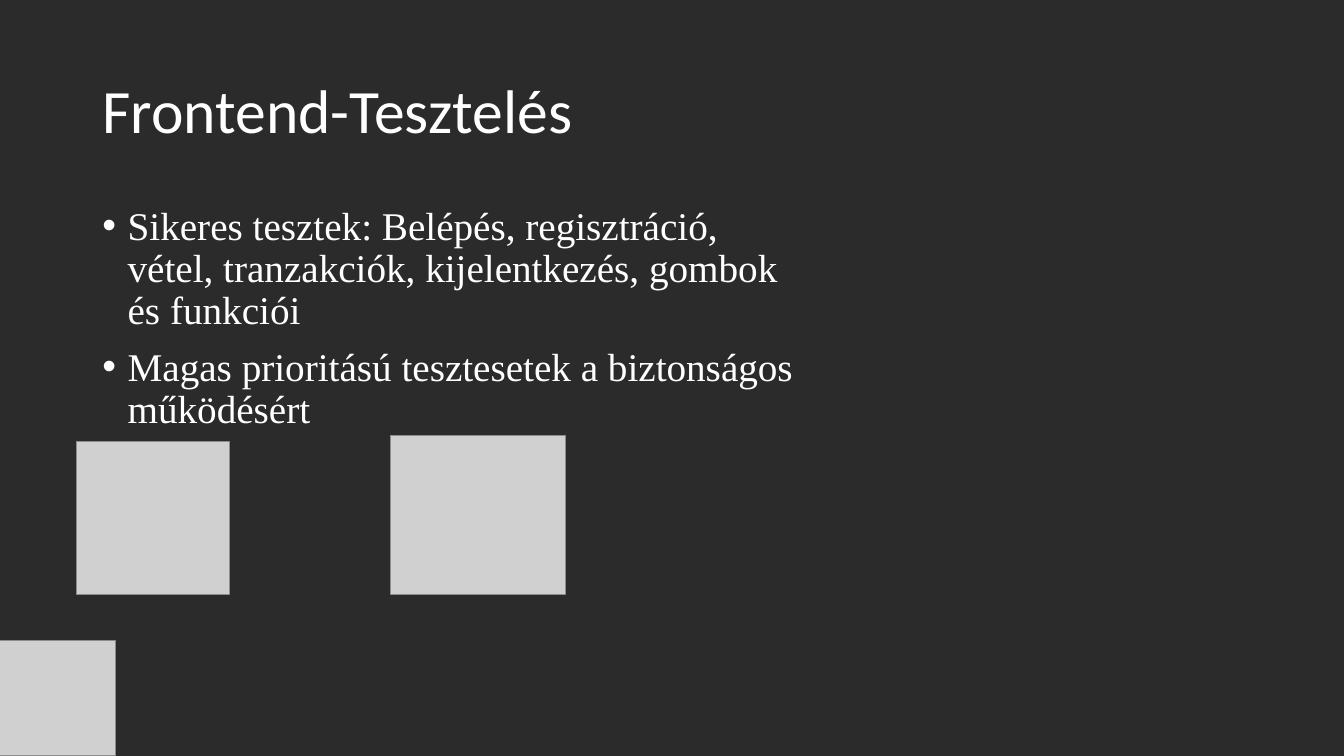
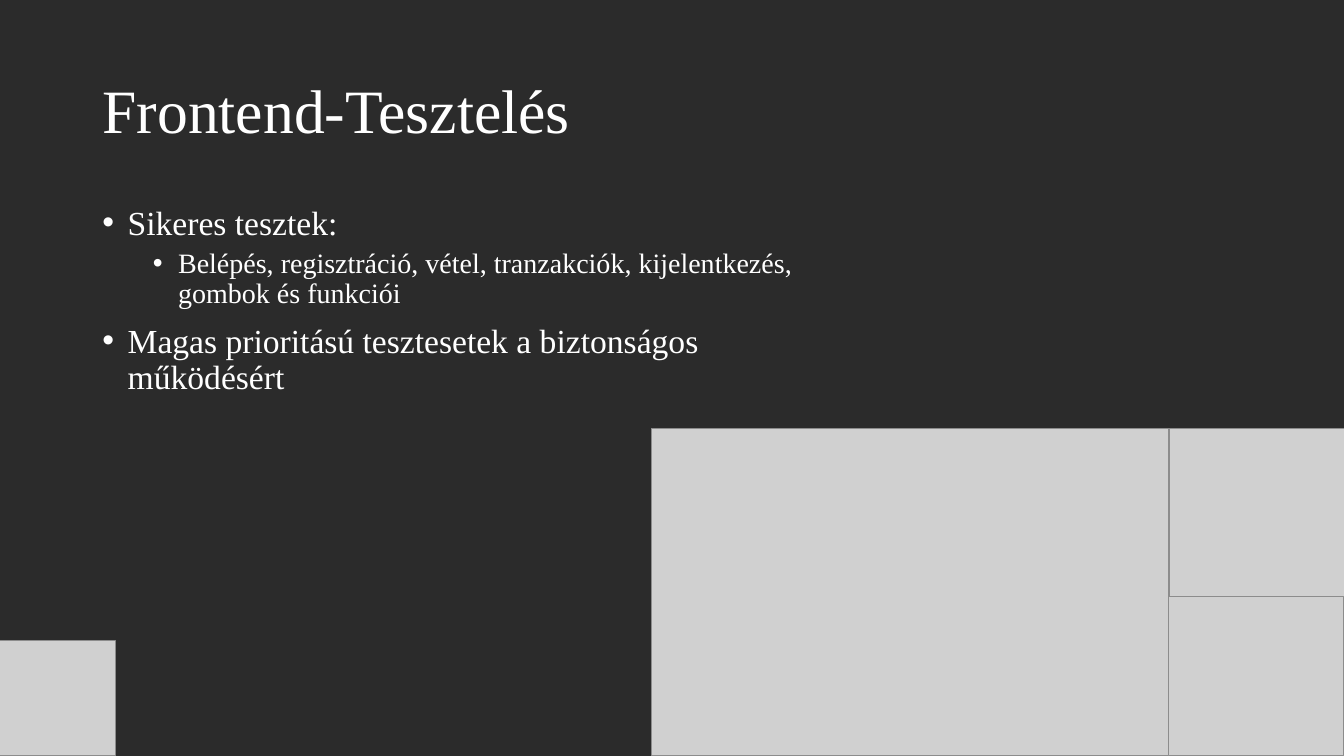
Before and after one commit to ZsigoRobert0/13_S2_3_vizsgaremek, a slide deck: slide 8 of Dokumentáció/StockMaster_Prezentacio.pptx (slide 9 before the commit). Drawn at 1344x756 pixels with LibreOffice and Linux fonts; fonts in the diff are those of the drawing; grey boxes stand for pictures; background and template pictures are left out; a plain dark background stands for a picture behind light text. Boxes give left, top, right and bottom in pixels: in the first picture for what was removed or moved away, otherwise in the second. Text is boxed around its words. In the diff, an @@ line names an element or a change of style, - is before the commit and + after.

```diff
--- a/Dokumentáció/StockMaster_Prezentacio.pptx
+++ b/Dokumentáció/StockMaster_Prezentacio.pptx
@@ title "Frontend-Tesztelés" at <box>102,90,569,134</box>: font Calibri to Times New Roman @@
@@ text at <box>128,211,792,309</box>: text changed; size 28 to 20 pt @@
-• Sikeres tesztek: Belépés, regisztráció, vétel, tranzakciók, kijelentkezés, gombok és funkciói
+• Sikeres tesztek:
+  • Belépés, regisztráció, vétel, tranzakciók, kijelentkezés, gombok és funkciói
@@ text at <box>128,329,699,390</box>: size 28 to 24 pt in "Magas prioritású tesztesetek a biztonságos működésért" @@
@@ picture added at <box>652,429,1169,756</box> @@
@@ picture: place and size @@
-picture at <box>77,442,230,595</box>
+picture at <box>1170,429,1344,604</box>
@@ picture: place and size @@
-picture at <box>390,436,566,595</box>
+picture at <box>1169,597,1344,756</box>
```
Also in this commit, not shown: 7 other slides changed, 2 slides added, 1 slide removed.
